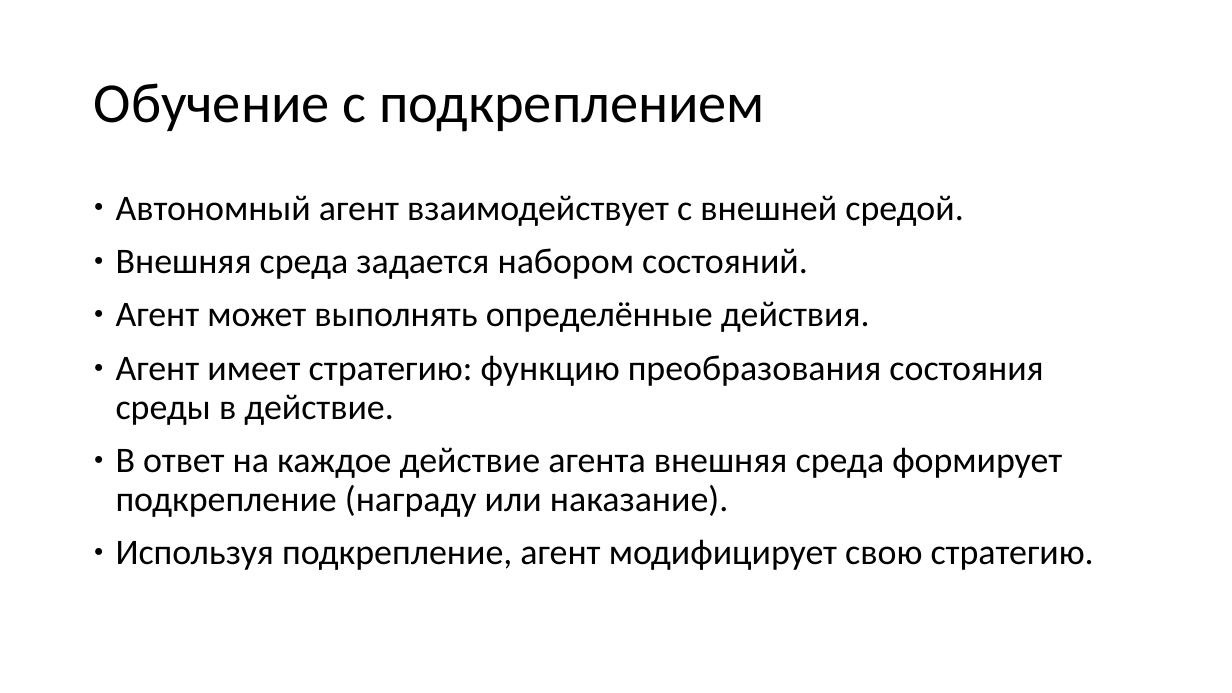
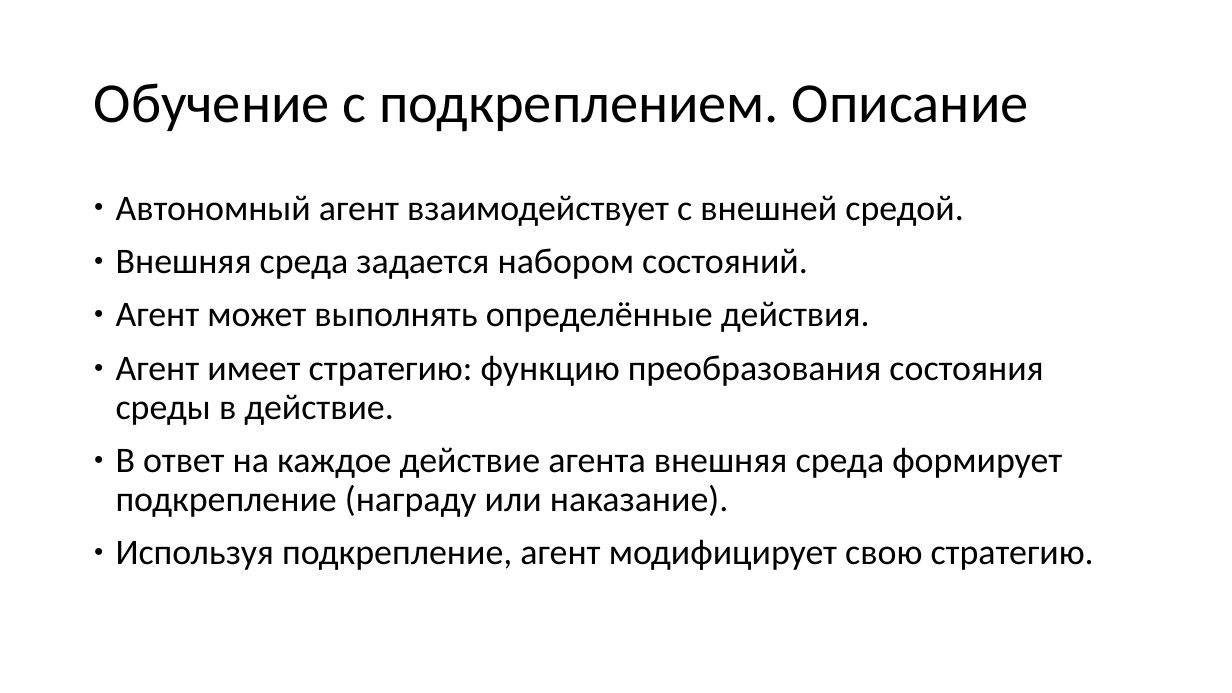
Before and after one commit to mosalov/AI_main_lectures, a slide deck: slide 14 of Лекция 2 23_09_2020.pptx (slide 12 before the commit). Drawn at 1232x693 pixels with LibreOffice and Linux fonts; fonts in the diff are those of the drawing. Boxes give left, top, right and bottom in pixels: in the first picture for what was removed or moved away, otherwise in the second. Text is boxed around its words. In the diff, an @@ line names an element or a change of style, - is before the commit and + after.

```diff
--- a/Лекция 2 23_09_2020.pptx
+++ b/Лекция 2 23_09_2020.pptx
@@ title at [94, 83, 1029, 132]: text changed @@
-Обучение с подкреплением
+Обучение с подкреплением. Описание
```
Also in this commit, not shown: 6 other slides changed, 13 slides added, 2 slides removed.
